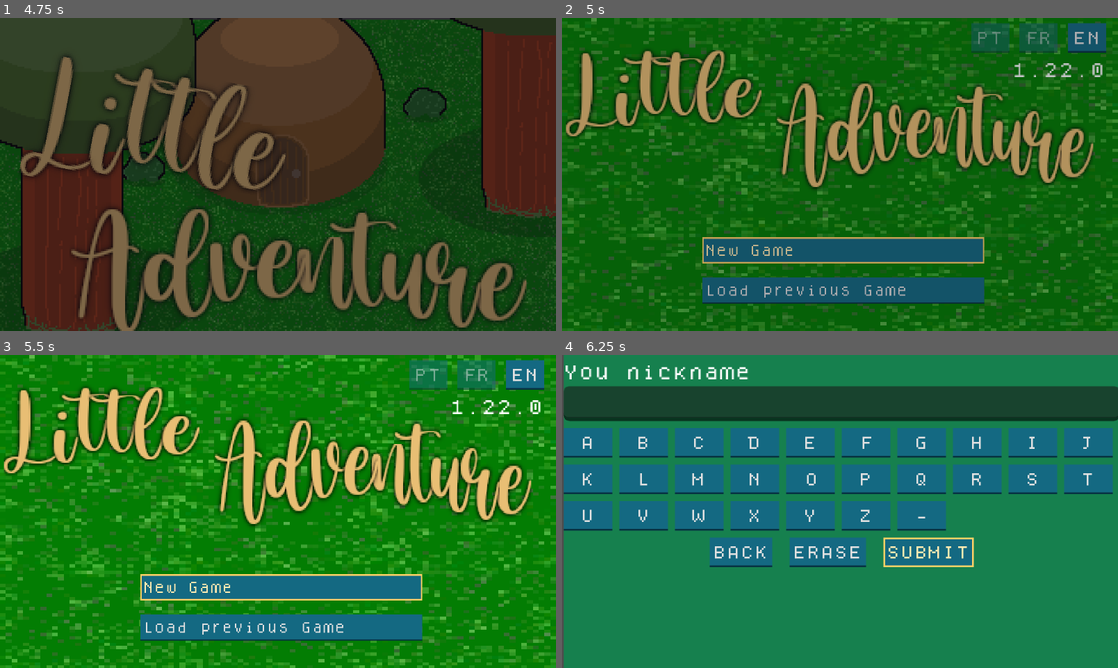
Above: before the commit, frames 1-4 (two rows, left to right).
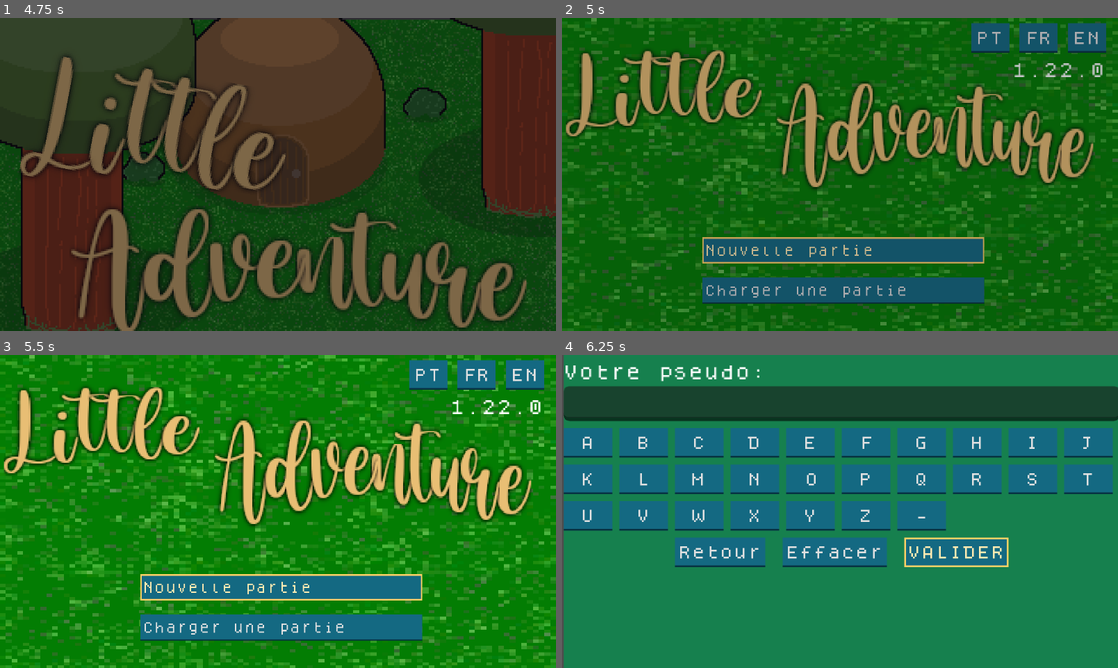
Above: after the commit, the same moments.

Repository: Pedra12/pokemon-rpg-android.
Game: Godot game, scene res://screens/game/boot.tscn
Same seed, same stepped clock (60 frames per second), same inputs: the game is played once before the commit and once after it.
Inputs (mouse positions are in pixels of both pictures, inside the frame that each line leads up to):
- Up to frame 1 (4.75 s): tap Enter (ui_accept) at 0.5, 0.77, 3.5, 3.77, 4.25 s; move the mouse to (400, 158) at 0.52 s; hold Right (ui_right) 0.53-1.25 s; hold Shift 0.53-1.25 s; click (400, 158) at 0.67 s; drag from (166, 190) to (250, 237) at 1.27 s; move the mouse to (333, 105) at 2.02 s; hold Right (ui_right) 2.03-2.75 s; tap Ctrl at 2.1 s; drag from (250, 237) to (111, 127) at 2.77 s; move the mouse to (444, 221) at 3.52 s; hold Left (ui_left) 3.53-4.25 s; tap Alt at 3.6 s; drag from (111, 127) to (194, 96) at 4.27 s
- Up to frame 2 (5 s): no input
- Up to frame 3 (5.5 s): click "New Game" (after the commit: "Nouvelle partie") at 5 s
- Up to frame 4 (6.25 s): click "New Game" (after the commit: "Nouvelle partie") at 5.75 s

Frame 1 is identical in both runs. In frame 2, 1.9% of the frame differs, in the area x 26-90%, y 1-90%; in frame 3, 1.9%; in frame 4, 3.3%, in the area x 0-81%, y 3-68%.
Error after the commit: Parse Error: Cannot find member "CAPTURE_ORB" in base "globalItems.gd.ID". (res://common/singletons/globalGame.gd:781)

Commit message:
Grant starter companion and capture spheres

Diff:
--- a/game/common/singletons/globalGame.gd
+++ b/game/common/singletons/globalGame.gd
@@ -775,6 +775,10 @@
 	var scene='screens/tree-village/gordon-home.tscn'
 	_filename=getNewFilename(nickname_)
 	GlobalPlayer.setNickname(nickname_)
+	if GlobalPlayer.getCreatureList().is_empty():
+		GlobalPlayer.addCreature(GlobalCreatures.createCreature("caranguito"))
+		for i in range(3):
+			GlobalPlayer.addItemEvenIfExist(GlobalItems.ID.CAPTURE_ORB)
 	GlobalPlayer.savePosition(Vector2(48,75))
 	save(scene)
 	loadFile(_filename)
